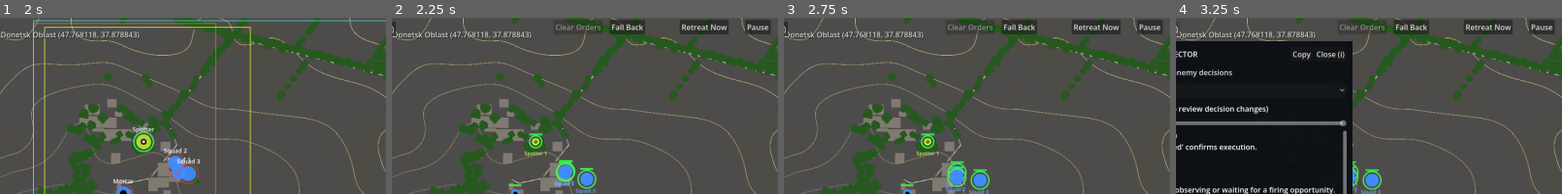
Above: before the commit, frames 1-4 (left to right).
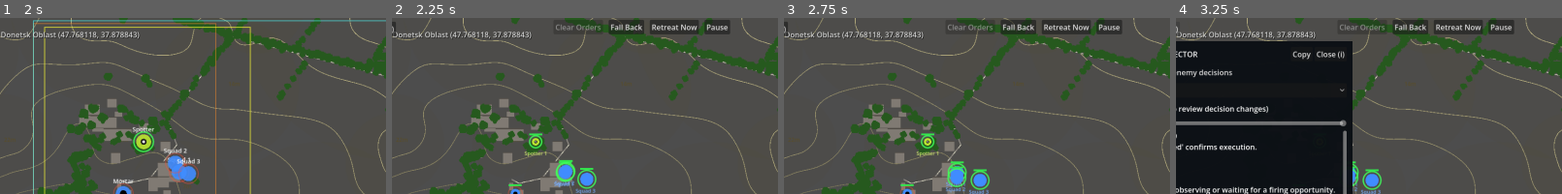
Above: after the commit, the same moments.

Repository: verybadcat/Drones
Game: Godot game, scene res://scenes/Main.tscn
The game is run twice, just before and just after one commit, with the same random seed, the same clock (stepped at 60 frames per second) and the same inputs. Sound files missing from this copy of the repository are replaced by a short silence.
Inputs:
- Up to frame 1 (2 s): click "Pishchane" at 0.5 s; click "Choose" at 1.25 s
- Up to frame 2 (2.25 s): click "Start Battle" at 2 s
- Up to frame 3 (2.75 s): no input
- Up to frame 4 (3.25 s): click "Inspect AI (i)" at 2.75 s
The pictures show only the part of the screen within x 14-64%, y 0-50%; the shares and areas given below are measured in that part.

Frame 1 is identical in both runs. In frame 2, 1.5% of the frame differs, in the area x 56-98%, y 1-10%; in frame 3, 1.5%; in frame 4, 1.5%.

Commit message:
The four top buttons sit in one row with uniform spacing
Co-Authored-By: Claude Sonnet 5 <noreply@anthropic.com>

Diff:
--- a/scripts/battle_screen.gd
+++ b/scripts/battle_screen.gd
@@ -66,6 +66,9 @@
 var inspect_button: Button
 var fall_back_button: Button
 var clear_orders_button: Button
+var top_buttons: HBoxContainer
+const TOP_BUTTONS_X: float = 580.0
+const TOP_BUTTONS_GAP: int = 12
 # Untyped for the same class-cache reason. Lives in the map's SubViewport (NOT screen space,
 # unlike drone_debug_panel): it draws in MAP space so its heat cells and contact markers line
 # up with real world positions.
@@ -146,34 +149,36 @@
 	# button. That orders all units to fall back."
 	fall_back_button = Button.new()
 	fall_back_button.text = "Fall Back"
-	fall_back_button.position = Vector2(700, 4)
 	fall_back_button.tooltip_text = "Orders every unit to fall back toward your edge of the map — usually 500 to 1000 m — and hold there. Not a retreat off the map."
 	fall_back_button.pressed.connect(_on_fall_back_pressed)
-	add_child(fall_back_button)
 
 	# Clear Orders: cancels every order given (falling back and holding, the general retreat, a
 	# mortar's squad-fire order). Grayed out while there is nothing to clear (see _process).
 	clear_orders_button = Button.new()
 	clear_orders_button.text = "Clear Orders"
-	clear_orders_button.position = Vector2(580, 4)
 	clear_orders_button.tooltip_text = "Cancels every order you have given: units falling back are free to advance again, a general retreat is called off (units may still decide to retreat on their own), and a mortar's order to expend ammunition on squads is dropped."
 	clear_orders_button.disabled = true
 	clear_orders_button.pressed.connect(_on_clear_orders_pressed)
-	add_child(clear_orders_button)
 
 	# The full withdrawal, next to fall_back_button — same top row, not the sidebar (see
 	# casualty_dashboard's own comment on why that row is empty now).
 	retreat_button = Button.new()
 	retreat_button.text = "Retreat Now"
-	retreat_button.position = Vector2(850, 4)
 	retreat_button.pressed.connect(_on_retreat_pressed)
-	add_child(retreat_button)
 
 	pause_button = Button.new()
 	pause_button.text = "Pause"
-	pause_button.position = Vector2(990, 4)
 	pause_button.pressed.connect(_on_pause_pressed)
-	add_child(pause_button)
+
+	# The four order buttons in one row, laid out by a container so the gaps between them are the
+	# same whatever each label's width ("Let's make the spacing among the top buttons uniform"), and
+	# stay so when Pause becomes Resume.
+	top_buttons = HBoxContainer.new()
+	top_buttons.position = Vector2(TOP_BUTTONS_X, 4)
+	top_buttons.add_theme_constant_override("separation", TOP_BUTTONS_GAP)
+	add_child(top_buttons)
+	for button in [clear_orders_button, fall_back_button, retreat_button, pause_button]:
+		top_buttons.add_child(button)
 
 
 func clock_text() -> String:
--- /dev/null
+++ b/scripts/tests/test_top_buttons_spacing.gd
@@ -0,0 +1,47 @@
+extends SceneTree
+## Direct user request: "Let's make the spacing among the top buttons uniform." The four order buttons
+## (Clear Orders, Fall Back, Retreat Now, Pause) had different gaps between them (they were placed at
+## fixed x positions, and the labels differ in width).
+##
+## Run: godot --headless --path . --script scripts/tests/test_top_buttons_spacing.gd
+var failures := 0
+
+func check(condition: bool, message: String) -> void:
+	if not condition:
+		failures += 1
+		push_error(message)
+
+func _initialize() -> void:
+	call_deferred("run")
+
+func gaps(buttons: Array) -> Array:
+	var out: Array = []
+	for i in range(1, buttons.size()):
+		out.append(buttons[i].position.x - (buttons[i - 1].position.x + buttons[i - 1].size.x))
+	return out
+
+func run() -> void:
+	var main = load("res://scripts/main.gd").new()
+	root.add_child(main)
+	await process_frame
+	main._show_deployment()
+	await process_frame
+	main.current_screen.request_start()
+	for i in 3:
+		await process_frame
+	var battle: BattleScreen = main.current_screen
+	var buttons: Array = [battle.clear_orders_button, battle.fall_back_button, battle.retreat_button, battle.pause_button]
+	var g: Array = gaps(buttons)
+	check(g.size() == 3 and absf(g[0] - g[1]) < 0.5 and absf(g[1] - g[2]) < 0.5, "The gaps between the four buttons are equal (%s)" % str(g))
+	check(g[0] > 4.0 and g[0] < 30.0, "...and a modest size (%.1f px)" % g[0])
+	var y: float = buttons[0].global_position.y
+	for b in buttons:
+		check(is_equal_approx(b.global_position.y, y), "They share one row")
+	# Pause becomes Resume (a different width): the gaps stay equal.
+	battle._on_pause_pressed()
+	await process_frame
+	await process_frame
+	g = gaps(buttons)
+	check(absf(g[0] - g[1]) < 0.5 and absf(g[1] - g[2]) < 0.5, "...also once Pause reads Resume (%s)" % str(g))
+	print("Top button spacing tests: %d failures" % failures)
+	quit(1 if failures else 0)
Not shown, added: scripts/tests/test_top_buttons_spacing.gd.uid
Not shown, changed: docs/designs/tactical-commander-doctrine.md
